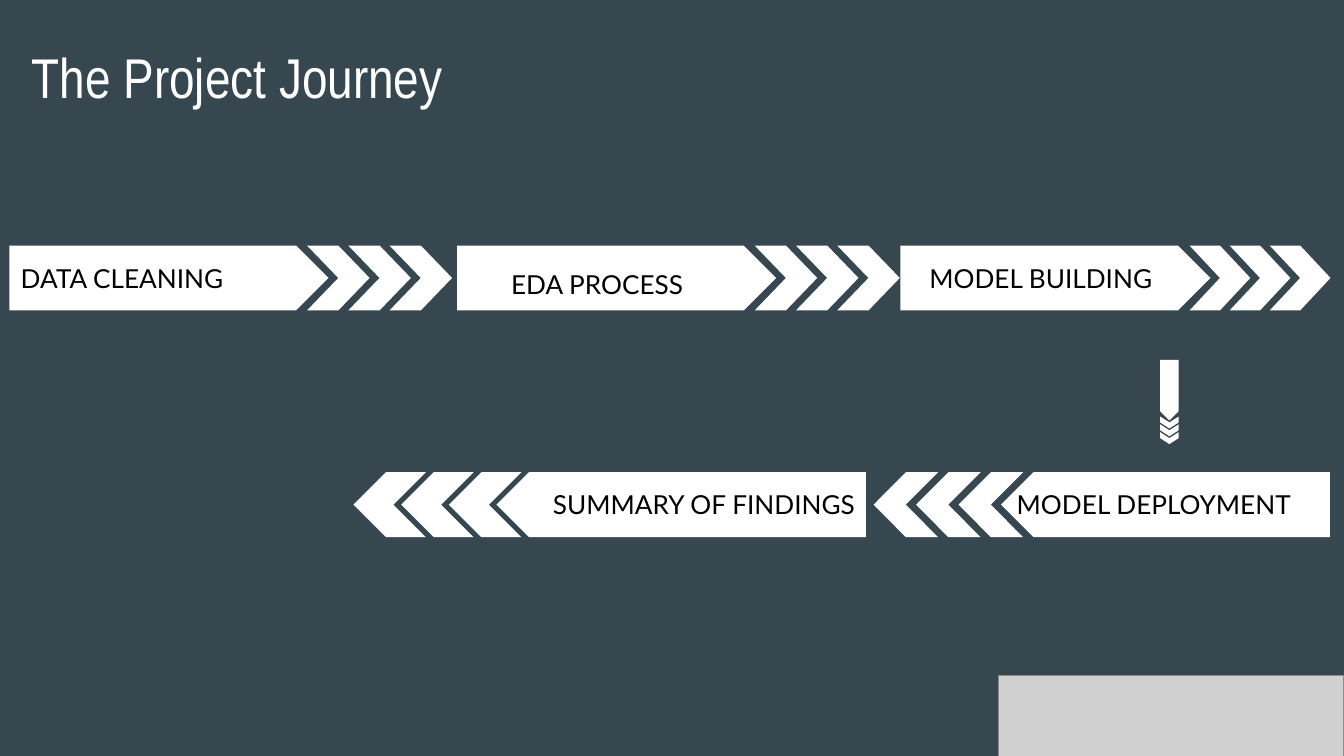
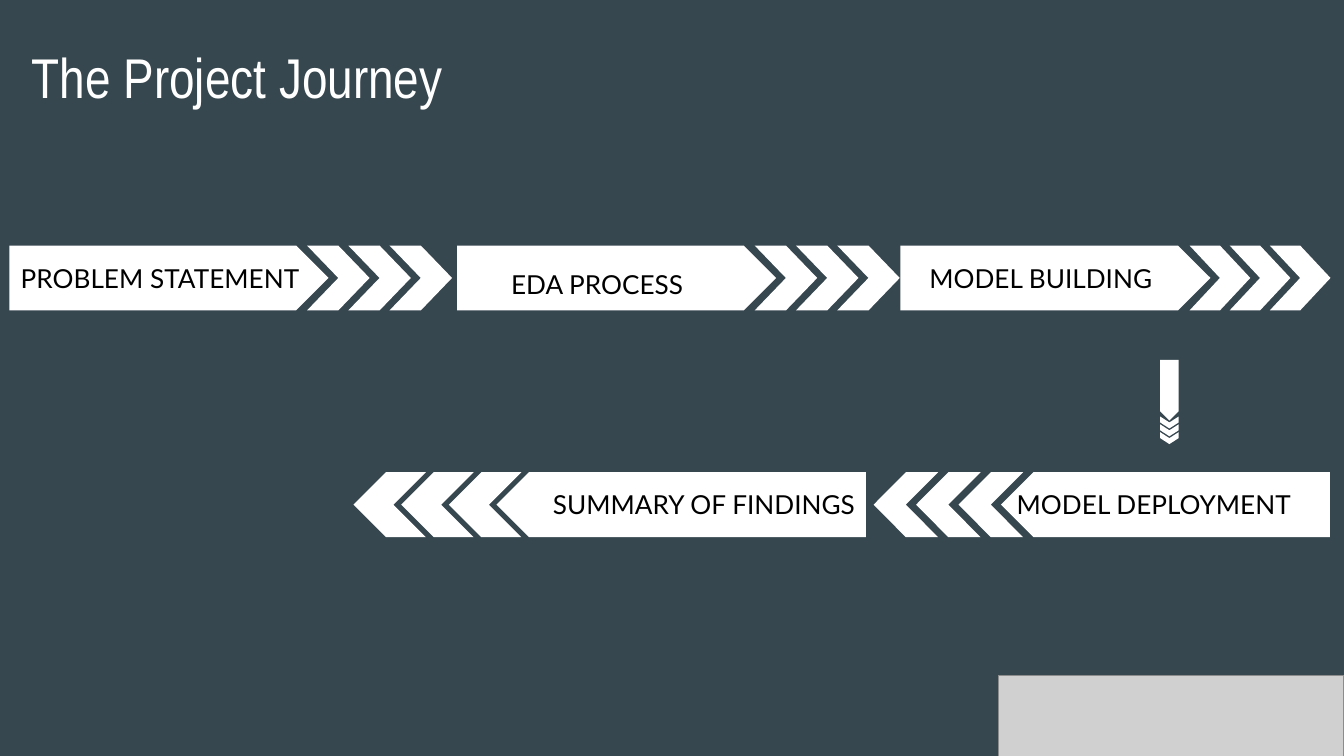
Before and after one commit to PETER630-MAX/Spain-Electricity-Shortfall-Challenge-2022, a slide deck: slide 5 of NM3 ENERGIES Presentation Slides.pptx (slide 6 before the commit). Drawn at 1344x756 pixels with LibreOffice and Linux fonts; fonts in the diff are those of the drawing; grey boxes stand for pictures. Boxes give left, top, right and bottom in pixels: in the first picture for what was removed or moved away, otherwise in the second. Text is boxed around its words. In the diff, an @@ line names an element or a change of style, - is before the commit and + after.

```diff
--- a/NM3 ENERGIES Presentation Slides.pptx
+++ b/NM3 ENERGIES Presentation Slides.pptx
@@ text at <box>21,269,299,289</box>: text changed @@
-DATA CLEANING
+PROBLEM STATEMENT
```
Also in this commit, not shown: 4 other slides changed, 3 slides added, 3 slides removed.
